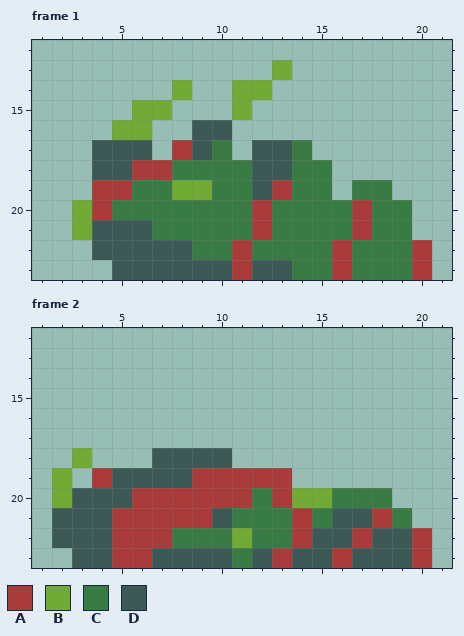
Pixel-art file: res/crawler-die.ase. Above: the version before the commit.
24x24 pixels, 2 frames. Shown: frame 1: x 1..21, y 12..23; frame 2: x 1..21, y 12..23.
Palette (. is transparent): A #a93b3b  B #71aa34  C #397b44  D #3c5956
And afterwards:
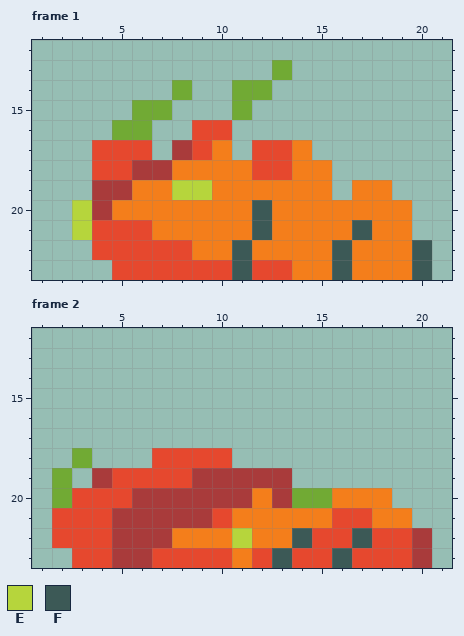
Colours new in this view: E #b6d53c  F #3c5956
The edit:
{"colour":"C","old":"#397b44","new":"#f47e1b"}
{"colour":"D","old":"#3c5956","new":"#e6482e"}
{"where": "frame 1"}
{"frame":1,"y":19,"x":8,"old":"BB","new":"EE"}
{"frame":1,"y":19,"x":12,"old":"DA","new":"CC"}
{"frame":1,"y":20,"x":3,"old":"B","new":"E"}
{"frame":1,"y":20,"x":12,"old":"A","new":"F"}
{"frame":1,"y":20,"x":17,"old":"A","new":"C"}
{"frame":1,"y":21,"x":3,"old":"B","new":"E"}
{"frame":1,"y":21,"x":12,"old":"A","new":"F"}
{"frame":1,"y":21,"x":17,"old":"A","new":"F"}
{"frame":1,"y":22,"x":11,"old":"A","new":"F"}
{"frame":1,"y":22,"x":16,"old":"A","new":"F"}
{"frame":1,"y":22,"x":20,"old":"A","new":"F"}
{"frame":1,"y":23,"x":11,"old":"A","new":"F"}
{"frame":1,"y":23,"x":16,"old":"A","new":"F"}
{"frame":1,"y":23,"x":20,"old":"A","new":"F"}
{"where": "frame 2"}
{"frame":2,"y":21,"x":14,"old":"A","new":"C"}
{"frame":2,"y":21,"x":18,"old":"A","new":"C"}
{"frame":2,"y":22,"x":11,"old":"B","new":"E"}
{"frame":2,"y":22,"x":14,"old":"A","new":"F"}
{"frame":2,"y":22,"x":17,"old":"A","new":"F"}
{"frame":2,"y":23,"x":13,"old":"A","new":"F"}
{"frame":2,"y":23,"x":16,"old":"A","new":"F"}
{"label":"changed","picture_box":[72,120,432,280]}
{"label":"changed","picture_box":[52,448,412,568]}
